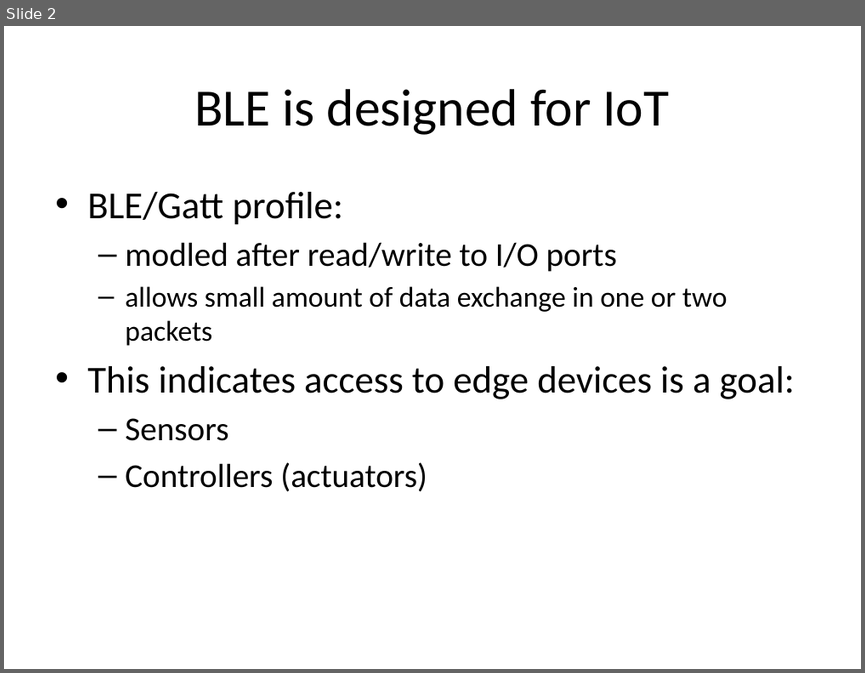
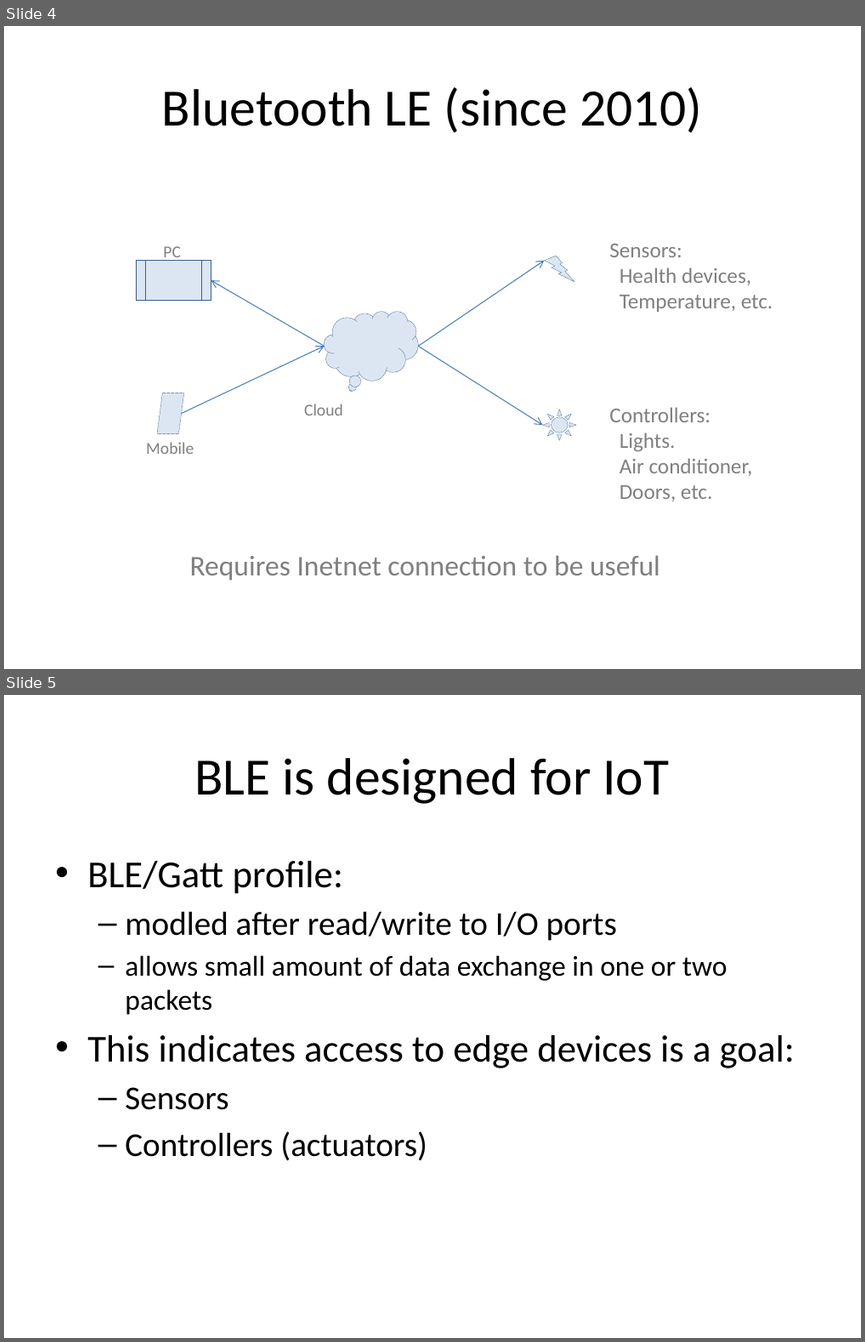
Before and after one commit to jjking2/ble-for-iot, a slide deck: BLE-for-IoT-en.pptx. Shown one above the other, each under a label of ours: slide 2 before the commit, slides 4 and 5 after it. The pictures are 865x673 and 865x1342 pixels, drawn with LibreOffice and Linux fonts; fonts in the diff are those of the drawing. Boxes give left, top, right and bottom in pixels: in the first picture for what was removed or moved away, otherwise in the second. Text is boxed around its words. In the diff, an @@ line names an element or a change of style, - is before the commit and + after.

```diff
--- a/BLE-for-IoT-en.pptx
+++ b/BLE-for-IoT-en.pptx
@@ slide 4 added at box(4, 26, 861, 669), background #FFFFFF @@
@@ title added at box(162, 87, 701, 133), 44 pt, text #000000 @@
+Bluetooth LE (since 2010)
@@ text added at box(163, 246, 181, 261), 14 pt, text #808080 @@
+PC
@@ text added at box(609, 243, 773, 312), 18 pt, text #808080 @@
+Sensors:
+Health devices,
+Temperature, etc.
@@ flow chart predefined process added at box(136, 260, 211, 301), fill #DCE6F2, outline #3A5F8C 0.25 pt dashed @@
@@ arrow added from (324, 346) to (211, 280), #4B7EBC 0.75 pt @@
@@ arrow added from (418, 346) to (544, 260), #4B7EBC 0.75 pt @@
@@ lightning bolt added at box(544, 256, 574, 282), fill #DCE6F2, outline #3A5F8C 0.25 pt dashed @@
@@ thought cloud added at box(324, 312, 418, 380), fill #DCE6F2, outline #3A5F8C 0.25 pt dashed @@
@@ arrow added from (182, 414) to (324, 346), #4B7EBC 0.75 pt @@
@@ arrow added from (418, 346) to (542, 425), #4B7EBC 0.75 pt @@
@@ flow chart input output added at box(157, 392, 184, 433), fill #DCE6F2, outline #3A5F8C 0.25 pt dashed @@
@@ text added at box(304, 403, 343, 415), 14 pt, text #808080 @@
+Cloud
@@ text added at box(609, 407, 753, 501), 18 pt, text #808080 @@
+Controllers:
+Lights.
+Air conditioner,
+Doors, etc.
@@ sun added at box(542, 409, 575, 440), fill #DCE6F2, outline #3A5F8C 0.25 pt dashed @@
@@ text added at box(146, 442, 194, 454), 14 pt, text #808080 @@
+Mobile
@@ text added at box(190, 555, 660, 580), 24 pt, text #808080 @@
+Requires Inetnet connection to be useful
@@ what was slide 2 is now slide 5 @@
```
Also in this commit, not shown: 3 slides changed, 2 other slides added, 1 other file.
